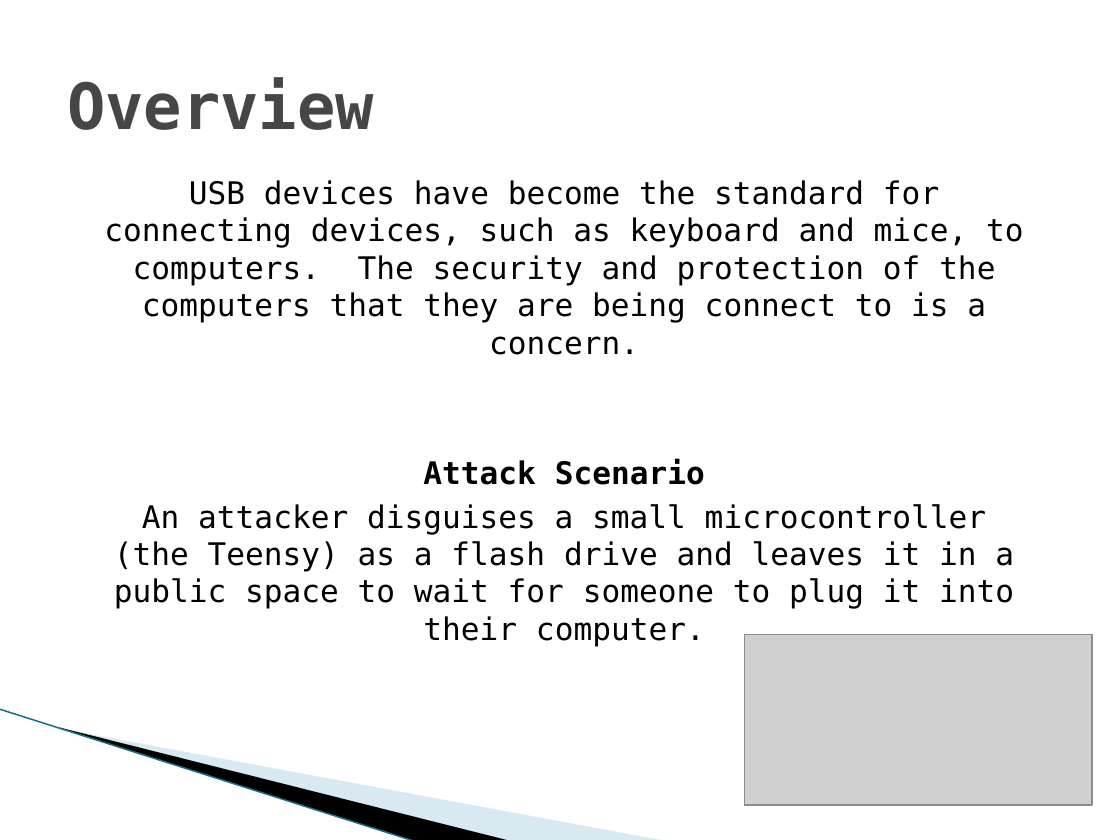
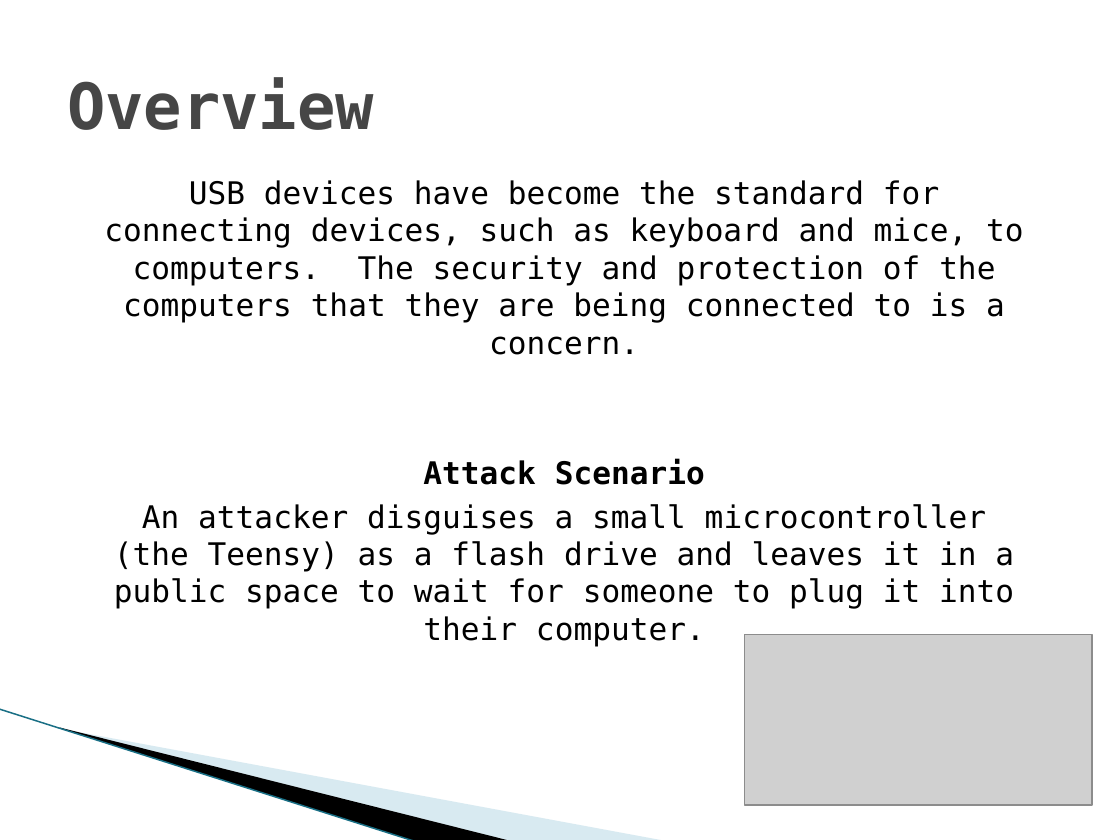
Before and after one commit to vfasburg/cse_825, a slide deck: slide 2 of Project/Final_Project_Presentation_Fasburg_Reiff_Thomas.pptx. Drawn at 1120x840 pixels with LibreOffice and Linux fonts; fonts in the diff are those of the drawing; grey boxes stand for pictures; background and template pictures are left out. Boxes give left, top, right and bottom in pixels: in the first picture for what was removed or moved away, otherwise in the second. Text is boxed around its words. In the diff, an @@ line names an element or a change of style, - is before the commit and + after.

```diff
--- a/Project/Final_Project_Presentation_Fasburg_Reiff_Thomas.pptx
+++ b/Project/Final_Project_Presentation_Fasburg_Reiff_Thomas.pptx
@@ text at (104, 180, 1024, 355): text changed @@
-USB devices have become the standard for connecting devices, such as keyboard and mice, to computers. The security and protection of the computers that they are being connect to is a concern.
+USB devices have become the standard for connecting devices, such as keyboard and mice, to computers. The security and protection of the computers that they are being connected to is a concern.
```
Also in this commit, not shown: 8 other slides changed.
